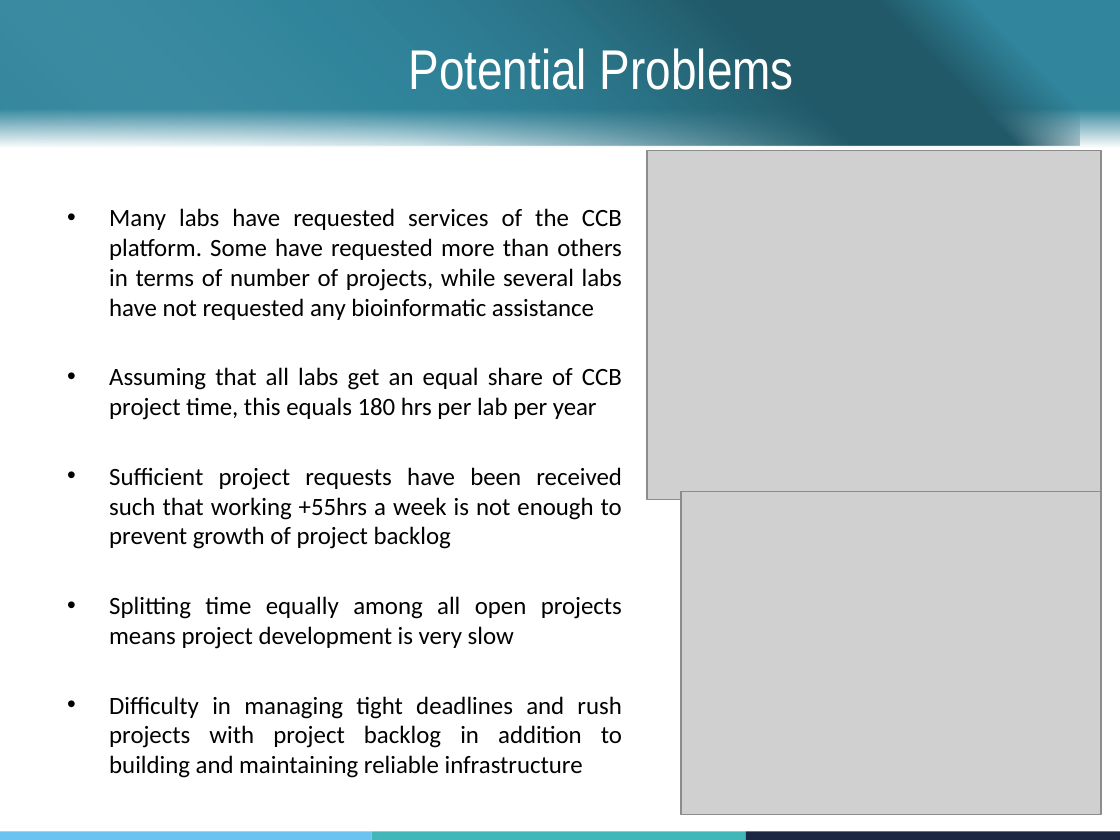
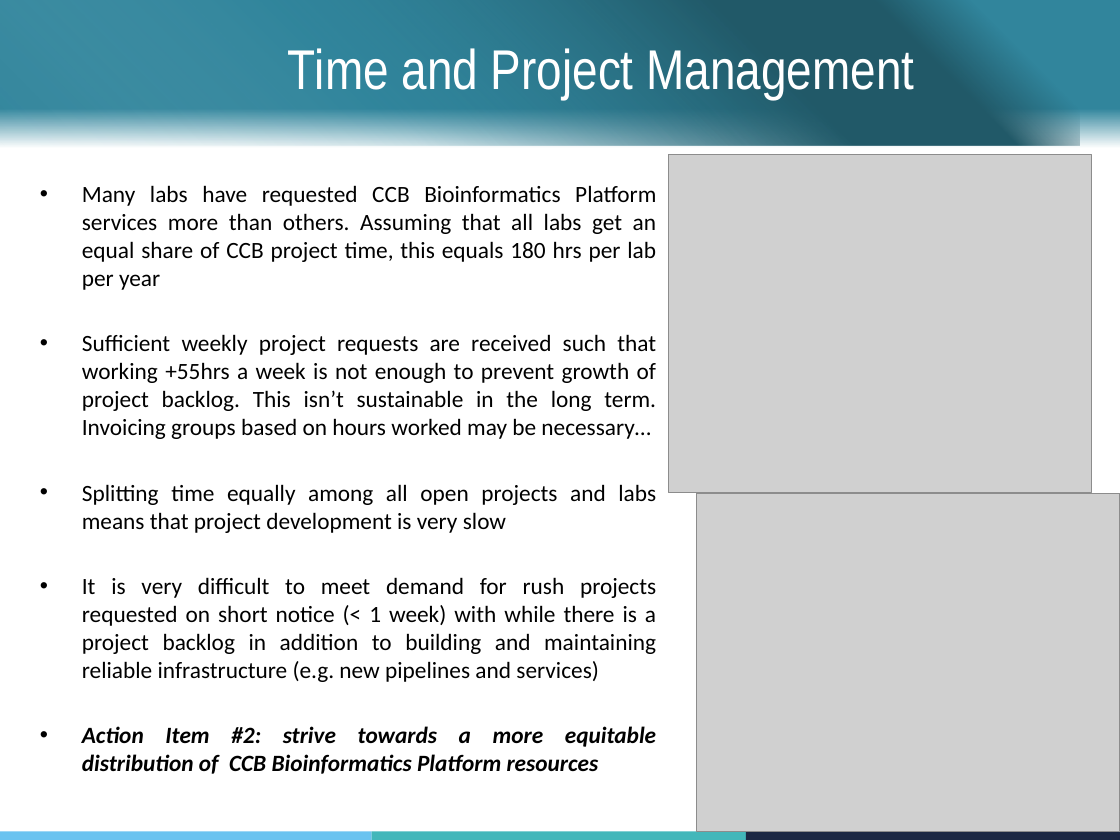
Before and after one commit to ccb-vib/ccb_project_management, a slide deck: slide 3 of group_leaders_presentation.pptx. Drawn at 1120x840 pixels with LibreOffice and Linux fonts; fonts in the diff are those of the drawing; grey boxes stand for pictures; background and template pictures are left out. Boxes give left, top, right and bottom in pixels: in the first picture for what was removed or moved away, otherwise in the second. Text is boxed around its words. In the diff, an @@ line names an element or a change of style, - is before the commit and + after.

```diff
--- a/group_leaders_presentation.pptx
+++ b/group_leaders_presentation.pptx
@@ title at (x1=288, y1=48, x2=914, y2=99): text changed @@
-Potential Problems
+Time and Project Management
@@ picture resized from (x1=647, y1=150, x2=1101, y2=498) to (x1=669, y1=155, x2=1092, y2=493) @@
@@ text at (x1=82, y1=185, x2=656, y2=774): text changed; size 16 to 15 pt @@
-• Many labs have requested services of the CCB platform. Some have requested more than others in terms of number of projects, while several labs have not requested any bioinformatic assistance
-• Assuming that all labs get an equal share of CCB project time, this equals 180 hrs per lab per year
-• Sufficient project requests have been received such that working +55hrs a week is not enough to prevent growth of project backlog
-• Splitting time equally among all open projects means project development is very slow
-• Difficulty in managing tight deadlines and rush projects with project backlog in addition to building and maintaining reliable infrastructure
+• Many labs have requested CCB Bioinformatics Platform services more than others. Assuming that all labs get an equal share of CCB project time, this equals 180 hrs per lab per year
+• Sufficient weekly project requests are received such that working +55hrs a week is not enough to prevent growth of project backlog. This isn’t sustainable in the long term. Invoicing groups based on hours worked may be necessary…
+• Splitting time equally among all open projects and labs means that project development is very slow
+• It is very difficult to meet demand for rush projects requested on short notice (< 1 week) with while there is a project backlog in addition to building and maintaining reliable infrastructure (e.g. new pipelines and services)
+• Action Item #2: strive towards a more equitable distribution of CCB Bioinformatics Platform resources
@@ picture resized from (x1=681, y1=492, x2=1101, y2=814) to (x1=697, y1=494, x2=1120, y2=832) @@
```
Also in this commit, not shown: 3 other slides changed, 2 slides added, 2 other files.
